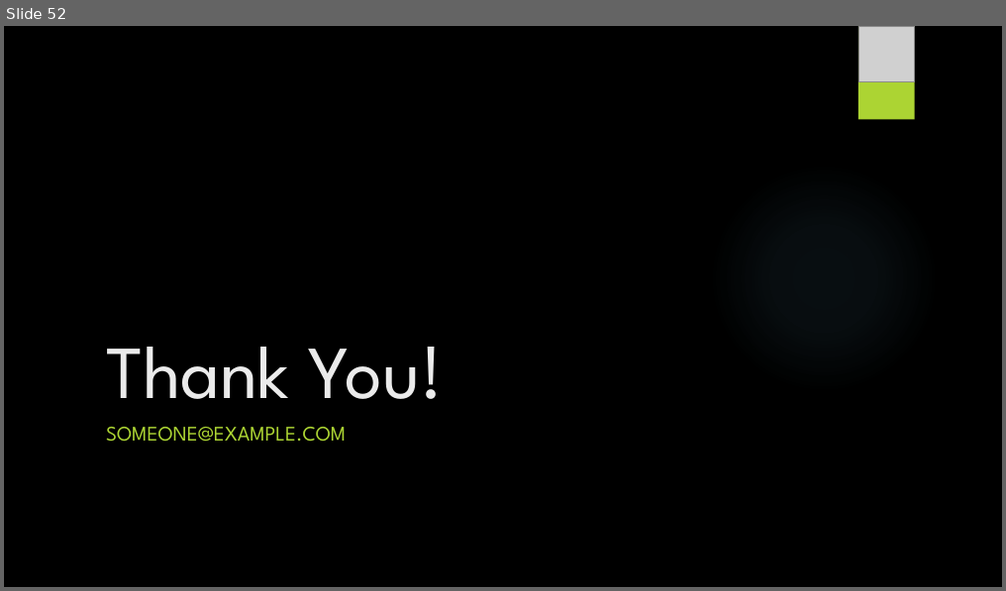
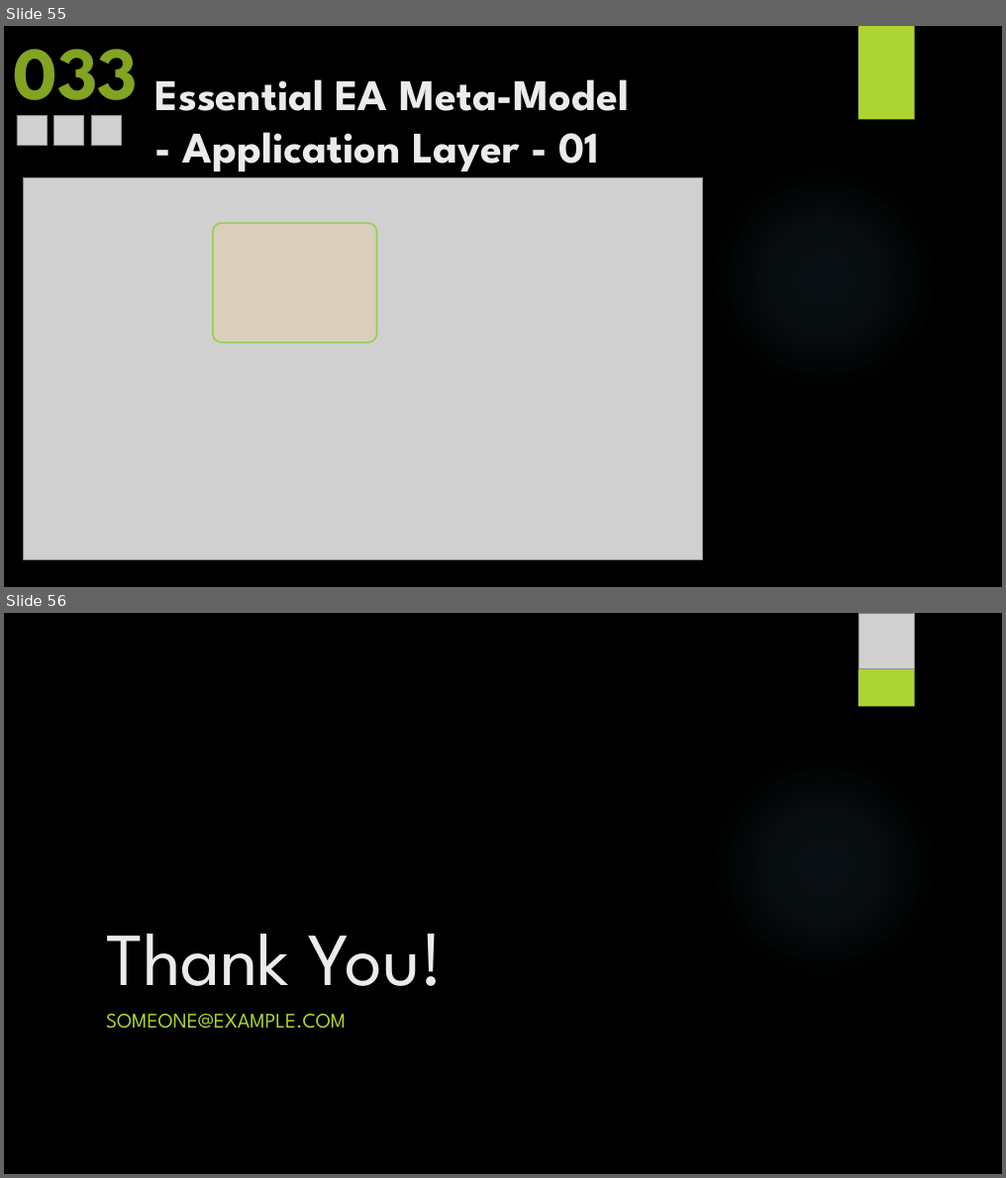
Before and after one commit to yasenstar/EA_MetaModel, a slide deck: Master_EAS_Meta-Model.pptx. Shown one above the other, each under a label of ours: slide 52 before the commit, slides 55 and 56 after it. The pictures are 1006x591 and 1006x1178 pixels, drawn with LibreOffice and Linux fonts; fonts in the diff are those of the drawing; grey boxes stand for pictures; background and template pictures are left out. Boxes give left, top, right and bottom in pixels: in the first picture for what was removed or moved away, otherwise in the second. Text is boxed around its words. In the diff, an @@ line names an element or a change of style, - is before the commit and + after.

```diff
--- a/Master_EAS_Meta-Model.pptx
+++ b/Master_EAS_Meta-Model.pptx
@@ slide 55 added at (4, 26, 1002, 587), background picture (left out); not listed: 1 template element that a slide beside it also shows @@
@@ text added at (14, 49, 139, 122), 72 pt, text #83A322, bold @@
+033
@@ rectangle added at (858, 26, 915, 120), fill #ACD433 @@
@@ title added at (155, 79, 629, 172), 42 pt, text #EBEBEB, bold @@
+Essential EA Meta-Model
+- Application Layer - 01
@@ picture added at (17, 116, 47, 146) @@
@@ picture added at (54, 116, 84, 146) @@
@@ picture added at (91, 116, 122, 146) @@
@@ picture added at (24, 178, 703, 561) @@
@@ rounded rectangle added at (213, 223, 377, 342), fill #FFCC66 at 20% opacity, outline #92D050 1.5 pt @@
@@ what was slide 52 is now slide 56 @@
```
Also in this commit, not shown: 1 slide changed, 3 other slides added, 10 other files.
